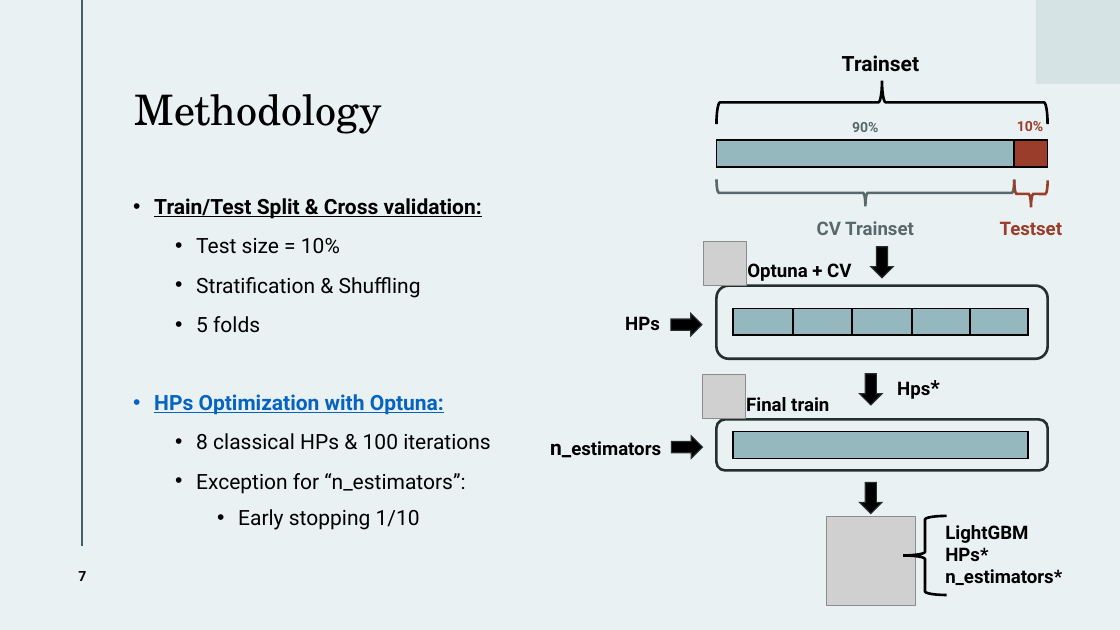
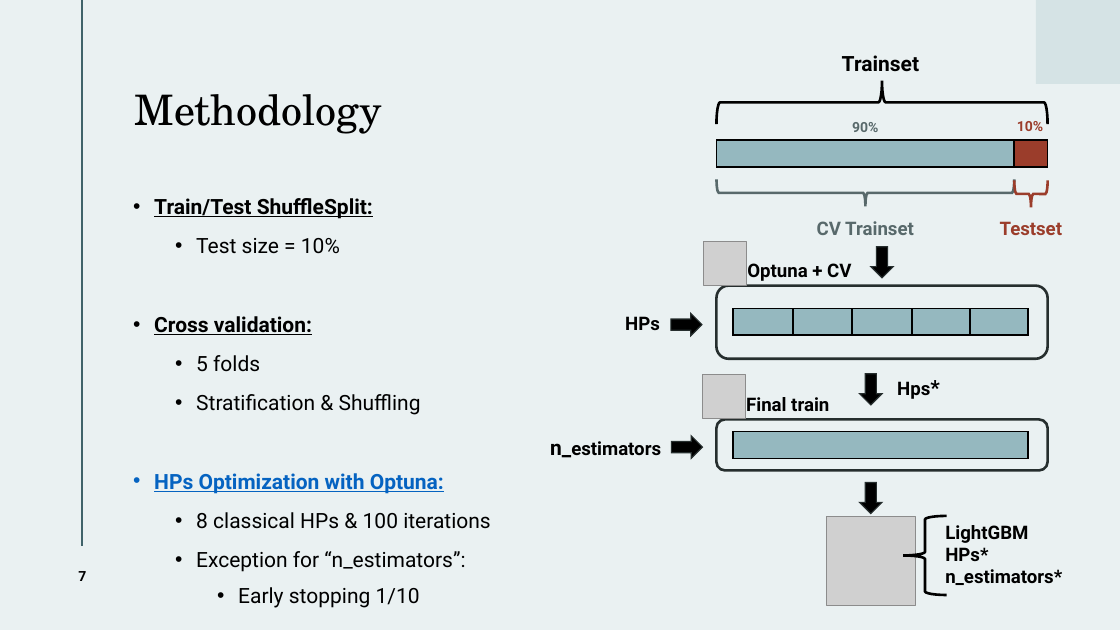
Before and after one commit to necois/kaggle, a slide deck: slide 7 of materials/Indy_2024.pptx. Drawn at 1120x630 pixels with LibreOffice and Linux fonts; fonts in the diff are those of the drawing; grey boxes stand for pictures. Boxes give left, top, right and bottom in pixels: in the first picture for what was removed or moved away, otherwise in the second. Text is boxed around its words. In the diff, an @@ line names an element or a change of style, - is before the commit and + after.

```diff
--- a/materials/Indy_2024.pptx
+++ b/materials/Indy_2024.pptx
@@ text at (154,198,491,608): paragraph removed @@
-  • 5 folds
@@ text at (154,198,373,219): text changed @@
-• Train/Test Split & Cross validation:
+• Train/Test ShuffleSplit:
@@ text at (154,316,312,372): paragraphs added @@
+• Cross validation:
+  • 5 folds
```
Also in this commit, not shown: 5 other slides changed.
